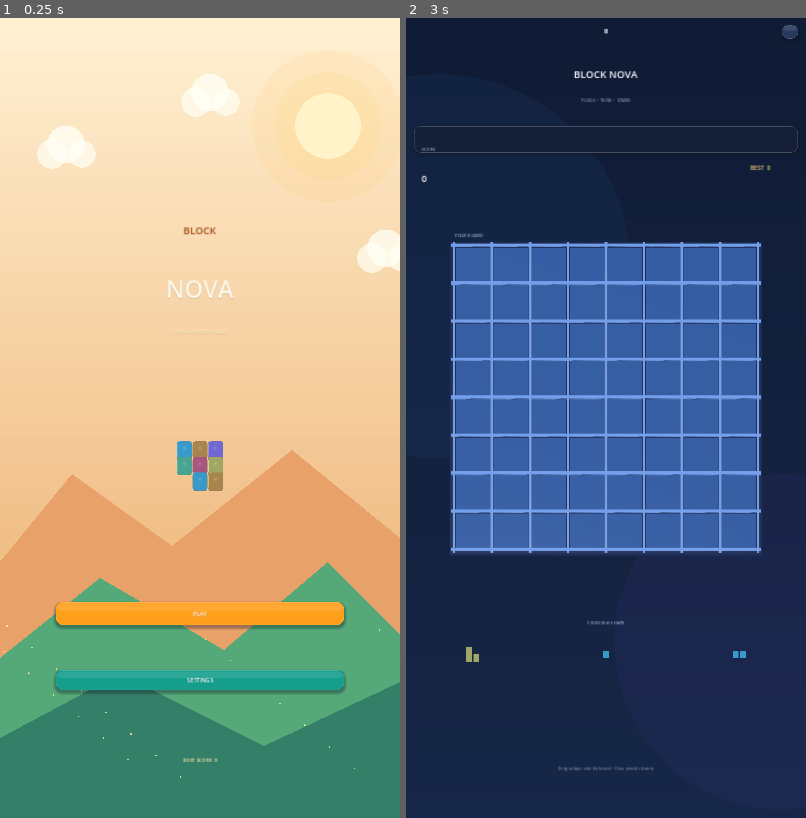
Above: before the commit, frames 1-2 (left to right).
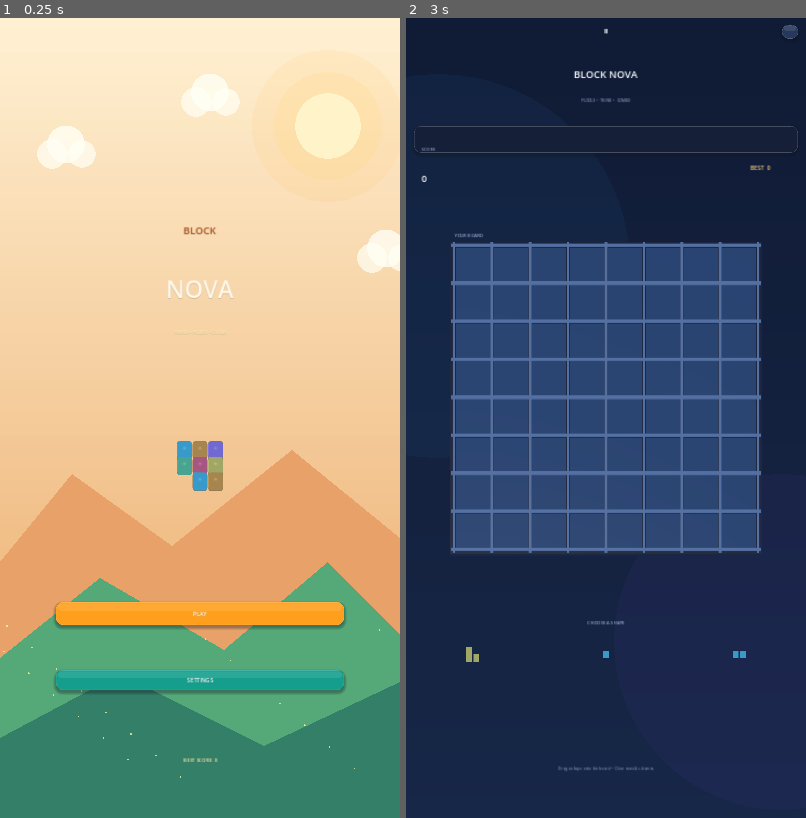
Above: after the commit, the same moments.

Repository: mahdialloui01-art/BlockNova
Game: Godot game, scene res://scenes/main.tscn
The game is run twice, just before and just after one commit, with the same random seed, the same clock (stepped at 60 frames per second) and the same inputs.
Inputs (mouse positions are in pixels of both pictures, inside the frame that each line leads up to):
- Up to frame 1 (0.25 s): no input
- Up to frame 2 (3 s): tap Enter at 0.5, 2 s; move the mouse to (694, 378) at 0.52 s; click (694, 378) at 0.67 s; tap Space at 1.25, 2.75 s; drag from (526, 458) to (586, 578) at 1.27 s; move the mouse to (646, 242) at 2.02 s; click (646, 242) at 2.17 s; drag from (586, 578) to (486, 298) at 2.77 s

The runs differ from the first frame. In frame 1, less than 0.1% of the frame differs, in the area x 44-53%, y 52-60%; in frame 2, 29%, in the area x 11-89%, y 28-67%.

Commit message:
Optimize 3D overlay rendering for mobile

Diff:
--- a/scripts/main_2_5d.gd
+++ b/scripts/main_2_5d.gd
@@ -50,7 +50,8 @@
     _viewport.size = Vector2i(1080, 2160)
     _viewport.transparent_bg = true
     _viewport.render_target_clear_mode = SubViewport.CLEAR_MODE_ALWAYS
-    _viewport.render_target_update_mode = SubViewport.UPDATE_ALWAYS
+    # Render only when the board or pieces change; continuous redraw wastes mobile GPU time.
+    _viewport.render_target_update_mode = SubViewport.UPDATE_DISABLED
     _viewport_container.add_child(_viewport)
 
     _world_root = Node3D.new()
@@ -333,6 +334,8 @@
     if signature == _last_signature:
         return
     _last_signature = signature
+    # A single frame is enough to refresh this static 3D scene after a state change.
+    _viewport.render_target_update_mode = SubViewport.UPDATE_ONCE
     for child in _models_root.get_children():
         child.queue_free()
     if not visible_3d or _block_mesh == null:
